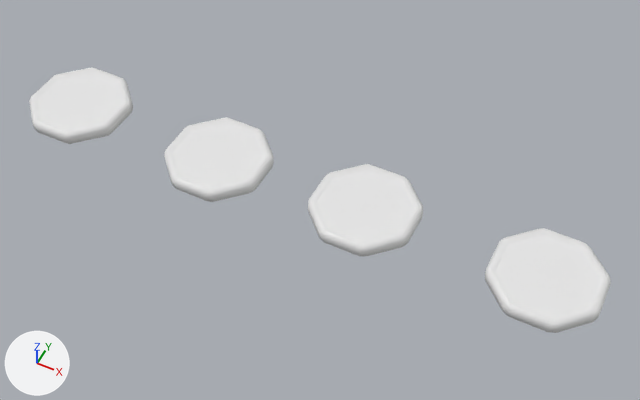
The Blender file assets/blender/tiles.blend: old version first, new version second.
The view is the same before and after, from a 50 mm camera at (3.76, -9.25, 11.4) aimed at (-0.85, -0.02, -0.14). Arrows for +X, +Y and +Z are at lower left; the lights stay in place. The picture after the commit comes second.

The older version as bpy lines, for what is in view:
```python
me_cylinder = bpy.data.meshes.new('Cylinder')
me_cylinder.from_pydata(...)  # 56 vertices, 58 faces; spans x -0.93..0.93, y -0.93..0.93, z -0.13..0.16
me_cylinder.materials.append(mat_material_001)  # its picture is missing
me_cylinder_001 = bpy.data.meshes.new('Cylinder.001')
me_cylinder_001.from_pydata(...)  # 56 vertices, 58 faces; spans x -0.93..0.93, y -0.93..0.93, z -0.13..0.16
me_cylinder_001.materials.append(mat_material_001)  # its picture is missing
me_cylinder_002 = bpy.data.meshes.new('Cylinder.002')
me_cylinder_002.from_pydata(...)  # 56 vertices, 58 faces; spans x -0.93..0.93, y -0.93..0.93, z -0.12..0.16
me_cylinder_002.materials.append(mat_material_001)  # its picture is missing
me_cylinder_003 = bpy.data.meshes.new('Cylinder.003')
me_cylinder_003.from_pydata(...)  # 56 vertices, 58 faces; spans x -0.93..0.93, y -0.93..0.93, z -0.13..0.16
me_cylinder_003.materials.append(mat_material_001)  # its picture is missing
ob_base = bpy.data.objects.new('base', me_cylinder_003)
ob_base.location = (3.2, -0.04, 0.02)
ob_destruct = bpy.data.objects.new('destruct', me_cylinder_002)
ob_destruct.location = (0.0, 0.0, 0.03)
ob_multiply = bpy.data.objects.new('multiply', me_cylinder)
ob_multiply.location = (-5.91, -0.02, 0.03)
ob_react = bpy.data.objects.new('react', me_cylinder_001)
ob_react.location = (-2.84, -0.08, 0.03)
```
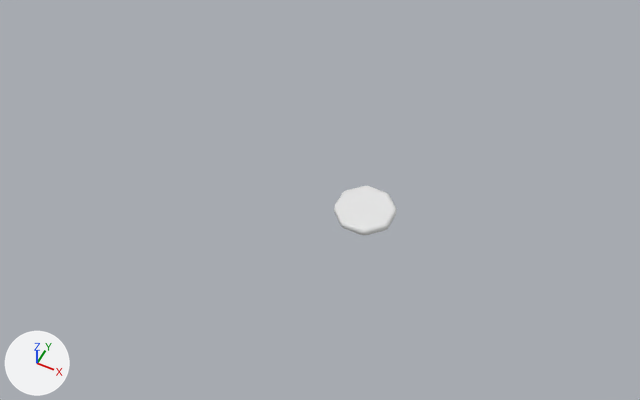
Commit message: tiles meh

Where the newer file only moved an object's origin or applied its transform, the numbers keep the older frame.

Pixel boxes [x1, y1, x2, y2] of what changed, in the pictures (640 x 400 px):
'base', moved, rescaled (50% narrower, 53% shorter): before [485, 228, 611, 333]; after [334, 186, 396, 235]
'destruct', deleted: before [308, 164, 423, 256]
'react', deleted: before [164, 117, 274, 202]
'multiply', deleted: before [29, 67, 133, 144]

Diff of the bpy script that builds the scene:
```diff
--- a/assets/blender/tiles.blend.py
+++ b/assets/blender/tiles.blend.py
@@ me_cylinder_003 @@
 # used by ob_base; location = (3.2, -0.04, 0.02)
-me_cylinder_003.from_pydata(...)  # 56 vertices, 58 faces; spans x -0.93..0.93, y -0.93..0.93, z -0.13..0.16
+me_cylinder_003.from_pydata(...)  # 56 vertices, 58 faces; spans x -3.7..-2.7, y -0.46..0.54, z -0.09..0.06
+# me_cylinder_003 part 1: the whole mesh is scaled about its middle by (0.541, 0.542, 0.518), then moved by (-3.2, 0.04, -0.03)
 me_cylinder_003.materials.append(mat_material_001)
@@ ob_multiply @@
-ob_multiply = bpy.data.objects.new('multiply', me_cylinder)
-ob_multiply.location = (-5.91, -0.02, 0.03)
@@ ob_react @@
-ob_react = bpy.data.objects.new('react', me_cylinder_001)
-ob_react.location = (-2.84, -0.08, 0.03)
@@ ob_destruct @@
-ob_destruct = bpy.data.objects.new('destruct', me_cylinder_002)
-ob_destruct.location = (0.0, 0.0, 0.03)
```
